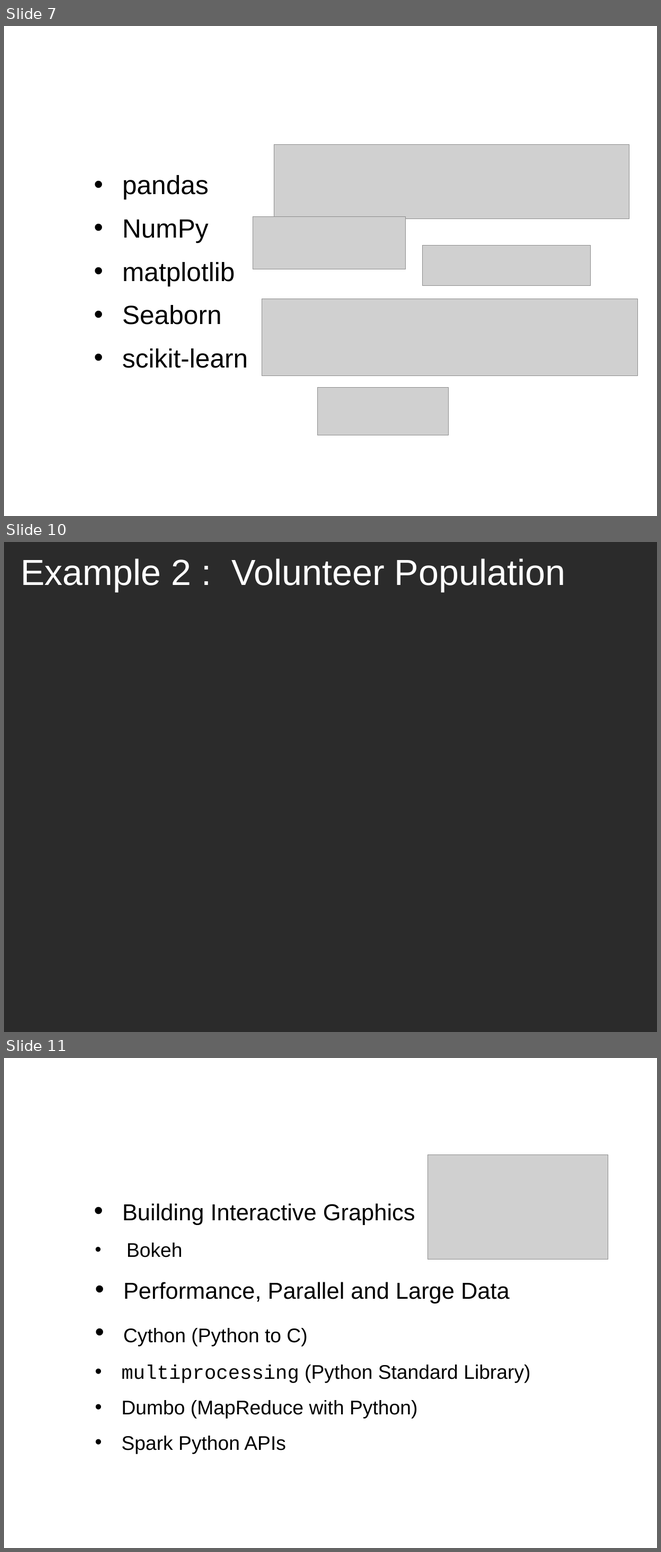
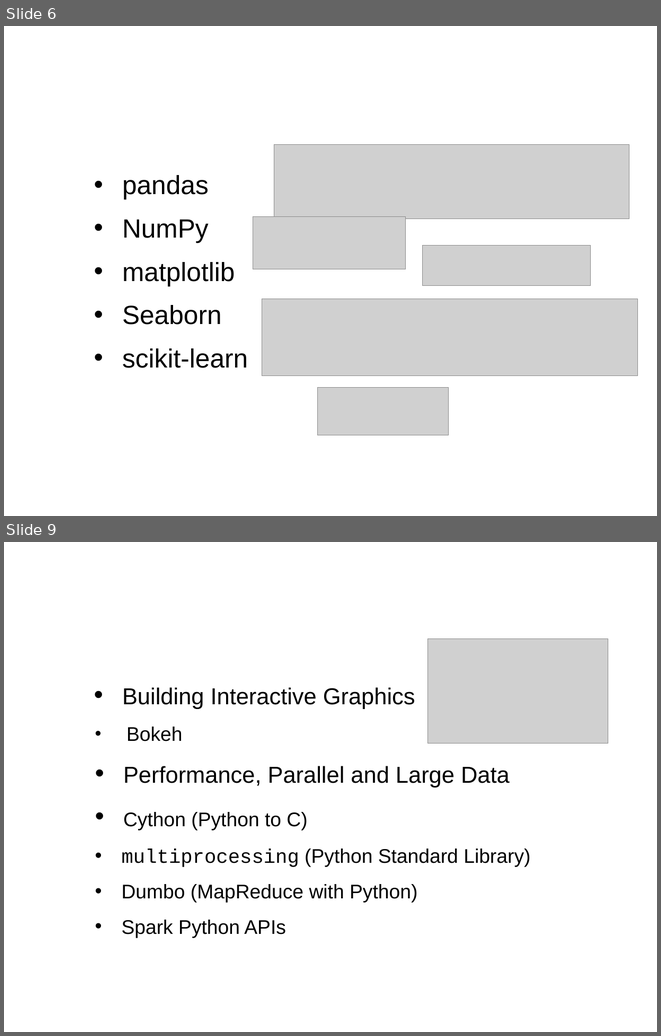
Before and after one commit to swzCuroverse/BostonCodeCamp26, a slide deck: PythonDataScience.odp. Shown one above the other, each under a label of ours: slides 7, 10 and 11 before the commit, slides 6 and 9 after it; the slides between them are not shown. The pictures are 661x1552 and 661x1036 pixels, drawn with LibreOffice and Linux fonts; fonts in the diff are those of the drawing; grey boxes stand for pictures; background and template pictures are left out; a plain dark background stands for a picture behind light text. Boxes give left, top, right and bottom in pixels: in the first picture for what was removed or moved away, otherwise in the second. Text is boxed around its words. In the diff, an @@ line names an element or a change of style, - is before the commit and + after.

```diff
--- a/PythonDataScience.odp
+++ b/PythonDataScience.odp
@@ slide 10 removed at [4, 542, 657, 1032], background picture (left out) @@
@@ title removed at [20, 558, 566, 592] @@
-Example 2 : Volunteer Population
@@ what was slide 7 is now slide 6 @@
@@ what was slide 11 is now slide 9 @@
```
Also in this commit, not shown: 4 slides changed, 1 other slide removed, 3 other files.
